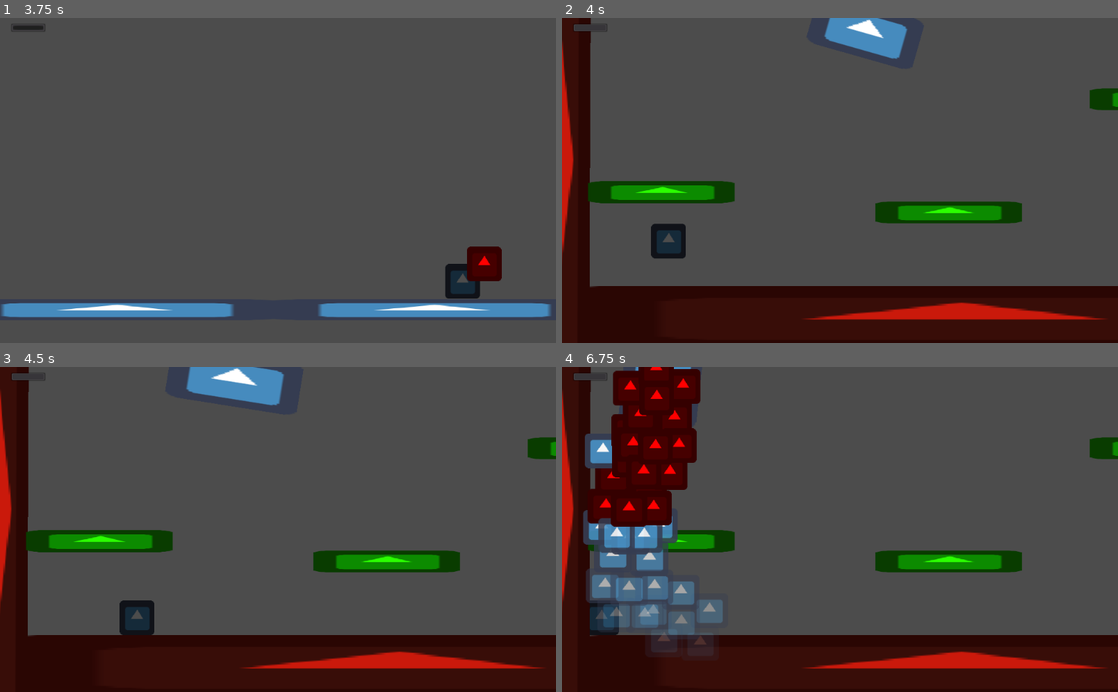
Above: before the commit, frames 1-4 (two rows, left to right).
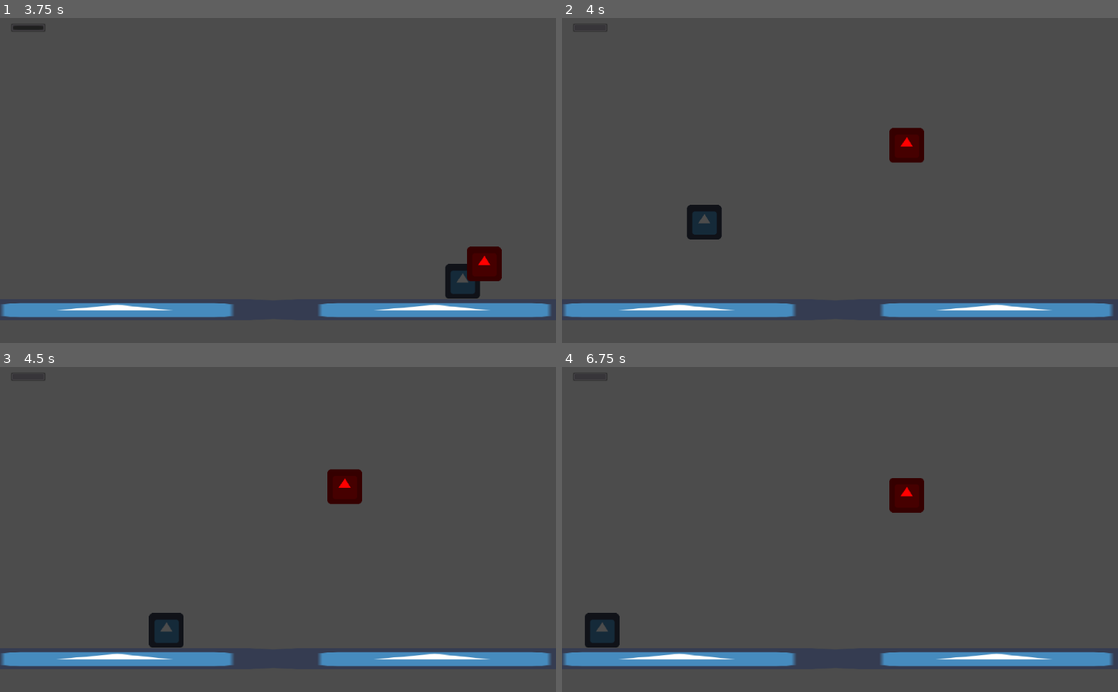
Above: after the commit, the same moments.

Repository: uspgamedev/welcome-to-your-mind
Game: Godot game, scene res://Stages/TestLevel.tscn
The game is run twice, just before and just after one commit, with the same random seed, the same clock (stepped at 60 frames per second) and the same inputs. This scene is started directly instead of the project's main scene. The engine's default icon, where the game draws it, is replaced by a stand-in: a white triangle on a blue panel in a dark square. Sound files missing from this copy of the repository are replaced by a short silence.
Inputs:
- Up to frame 1 (3.75 s): hold Right (ui_right) 0.53-2.03 s; tap Up (ui_up) at 0.77, 1.52, 3.02 s; hold Left (ui_left) 2.03-2.78 s; hold Right (ui_right) from 2.78 s (still down)
- Up to frame 2 (4 s): keep holding Right (ui_right); tap Up (ui_up) at 3.77 s
- Up to frame 3 (4.5 s): release Right (ui_right) at 4.28 s; hold Left (ui_left) from 4.28 s (still down)
- Up to frame 4 (6.75 s): tap Up (ui_up) at 4.52, 6.02 s; release Left (ui_left) at 5.03 s; hold Right (ui_right) 5.03-5.78 s; hold Left (ui_left) from 5.78 s (still down)

Frame 1 is identical in both runs. In frame 2, 29% of the frame differs, in the area x 0-100%, y 0-100%; in frame 3, 29%; in frame 4, 37%.

Commit message:
Scene that loads after player death is now an export variable

Diff:
--- a/Player/Player.gd
+++ b/Player/Player.gd
@@ -1,6 +1,8 @@
 extends KinematicBody2D
 
-export (float) var GRAV = 2480
+export (String)var ReloadScene = "res://Stages/Depression/DepressionPuzzle1.tscn"
+
+const GRAV = 2480
 const ACCEL = 5
 const AIR_ACCEL = 2
 const MAX_SPD = 400
@@ -85,7 +87,7 @@
 		$DeathTimer.start()
 
 func die():
-    get_tree().change_scene("res://Stages/Depression/DepressionPuzzle1.tscn")
+    get_tree().change_scene(ReloadScene)
 
 func _on_DeathTimer_timeout():
 	self.die()
--- a/Stages/Depression/DepressionPuzzle1.tscn
+++ b/Stages/Depression/DepressionPuzzle1.tscn
@@ -19,6 +19,7 @@
 [node name="Player" parent="." index="0" instance=ExtResource( 1 )]
 
 position = Vector2( -106.823, 401.525 )
+ReloadScene = "res://Stages/Depression/DepressionPuzzle1.tscn"
 
 [node name="Camera2D" type="Camera2D" parent="Player" index="5"]
 
--- a/Stages/TestLevel.tscn
+++ b/Stages/TestLevel.tscn
@@ -18,6 +18,7 @@
 [node name="Player" parent="." index="0" instance=ExtResource( 2 )]
 
 position = Vector2( 258.809, 366.755 )
+ReloadScene = "res://Stages/TestLevel.tscn"
 
 [node name="Floor" type="Node2D" parent="." index="1"]
 
